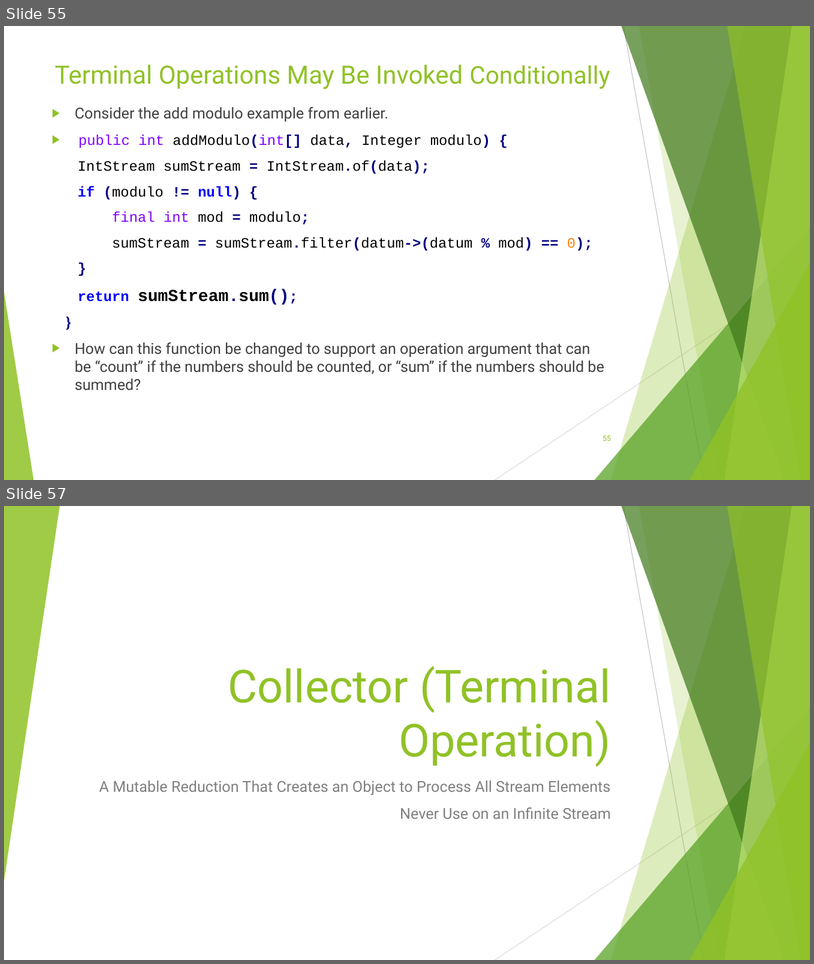
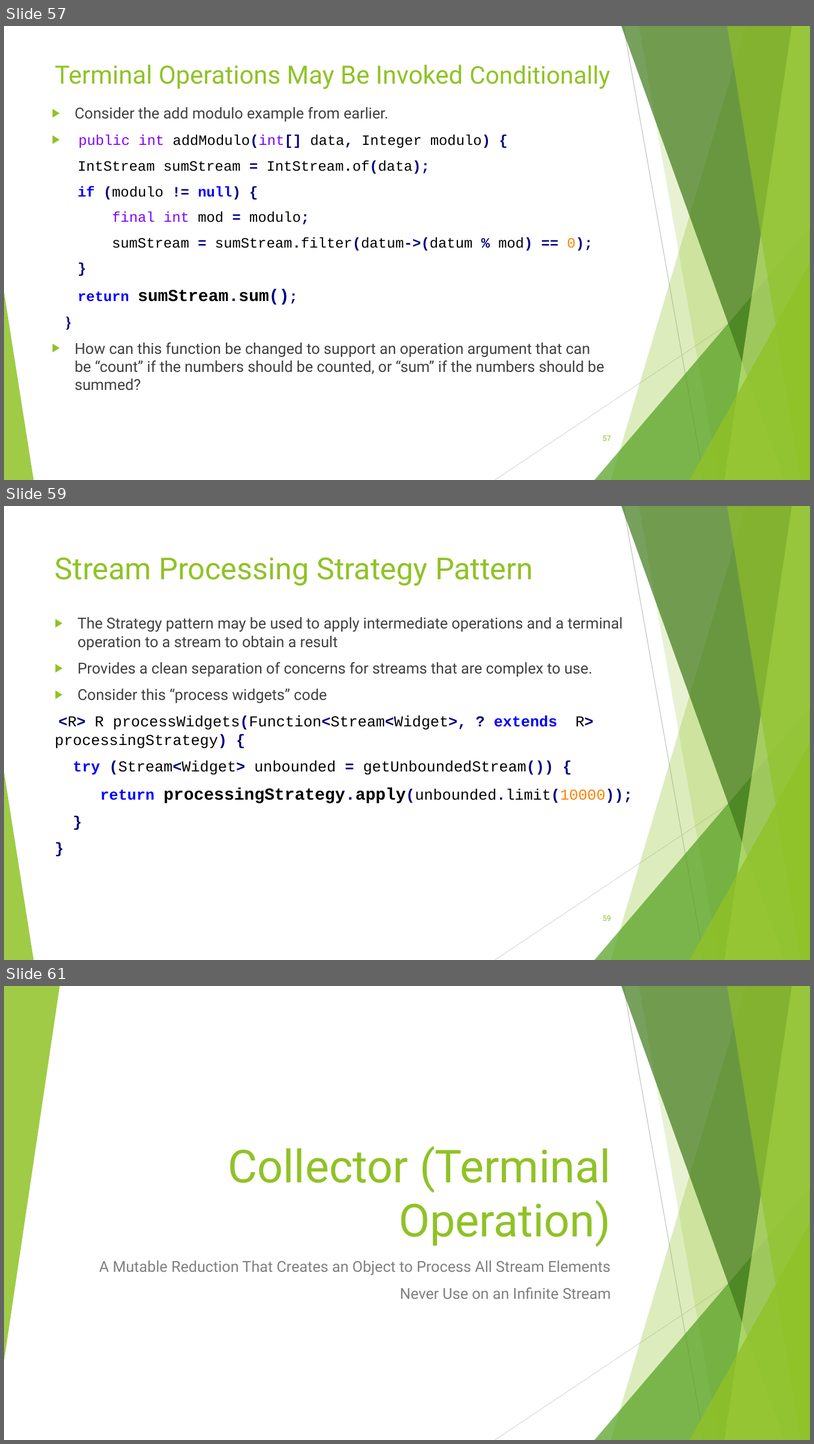
Before and after one commit to RichardRoda/2017-CodePaLOUsa-Lambda, a slide deck: Learning to Love the Lambda in the Stream.pptx. Shown one above the other, each under a label of ours: slides 55 and 57 before the commit, slides 57, 59 and 61 after it; the slides between them are not shown. The pictures are 814x964 and 814x1444 pixels, drawn with LibreOffice and Linux fonts; fonts in the diff are those of the drawing. Boxes give left, top, right and bottom in pixels: in the first picture for what was removed or moved away, otherwise in the second. Text is boxed around its words. In the diff, an @@ line names an element or a change of style, - is before the commit and + after.

Commit message:
Change subtitle of presentation to better reflect that it has advanced concepts not just introductory.  Add slides detailing how to use the strategy pattern for streams both for intermediate operations as well as for the stream processing.

```diff
--- a/Learning to Love the Lambda in the Stream.pptx
+++ b/Learning to Love the Lambda in the Stream.pptx
@@ slide 59 added at box(4, 506, 810, 960), background #FFFFFF; not listed: 10 template elements that a slide beside it also shows @@
@@ title added at box(55, 557, 533, 586), 36 pt, text #90C226 @@
+Stream Processing Strategy Pattern
@@ text added at box(59, 617, 633, 803), 18 pt, text #404040 @@
+▶ The Strategy pattern may be used to apply intermediate operations and a terminal operation to a stream to obtain a result
+▶ Provides a clean separation of concerns for streams that are complex to use.
+▶ Consider this “process widgets” code
+<R> R processWidgets(Function<Stream<Widget>, ? extends R> processingStrategy) {
+try (Stream<Widget> unbounded = getUnboundedStream()) {
+return processingStrategy.apply(unbounded.limit(10000));
+}
+}
@@ page number added at box(603, 915, 611, 921), 9 pt, text #90C226 @@
+59
@@ what was slide 55 is now slide 57 @@
@@ page number at box(603, 435, 611, 441): text changed @@
-55
+57
@@ what was slide 57 is now slide 61 @@
```
Also in this commit, not shown: 10 slides changed, 4 other slides added, 1 slide removed, 1 other file.
